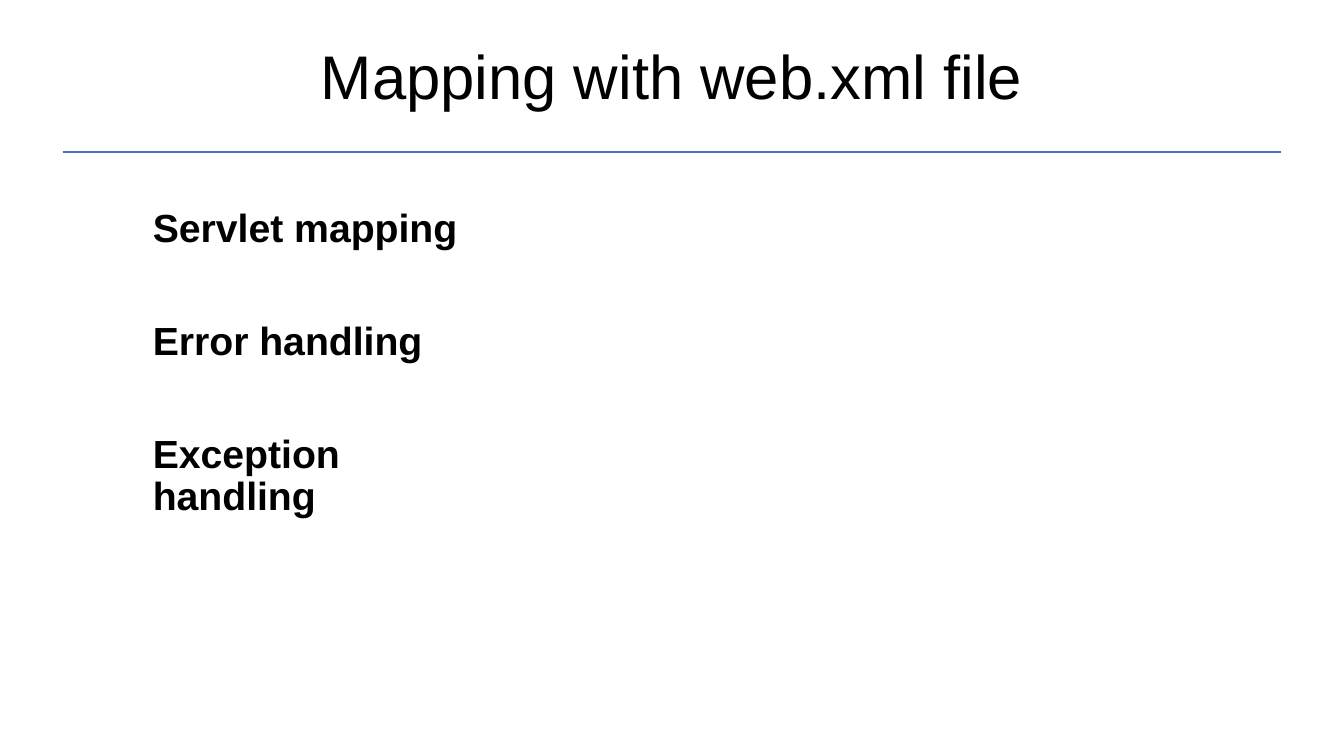
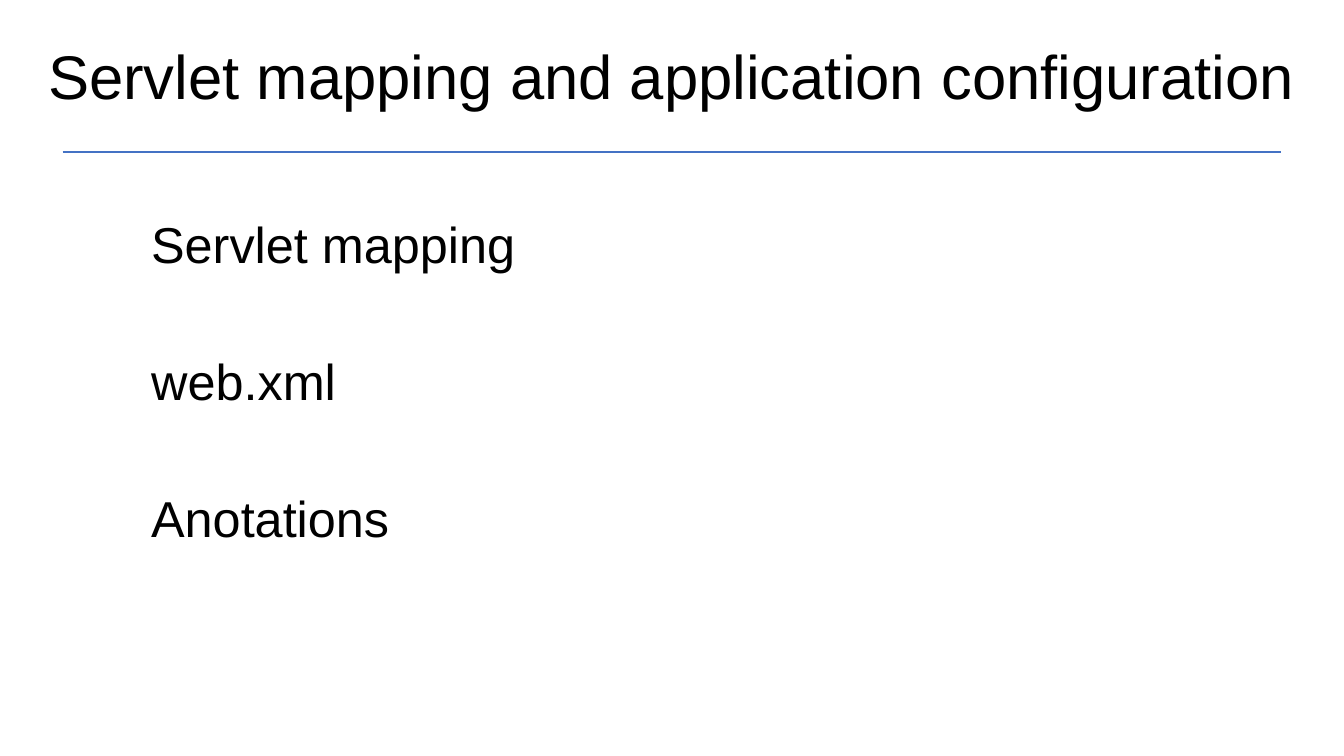
Before and after one commit to Garnik94/Levelup_presentations, a slide deck: slide 8 of Servlet/Servlet_Presentation.pptx. Drawn at 1344x756 pixels with LibreOffice and Linux fonts; fonts in the diff are those of the drawing. Boxes give left, top, right and bottom in pixels: in the first picture for what was removed or moved away, otherwise in the second. Text is boxed around its words. In the diff, an @@ line names an element or a change of style, - is before the commit and + after.

```diff
--- a/Servlet/Servlet_Presentation.pptx
+++ b/Servlet/Servlet_Presentation.pptx
@@ title at [48,54,1293,111]: text changed @@
-Mapping with web.xml file
+Servlet mapping and application configuration
@@ text "Servlet mapping": place and size @@
-text "Servlet mapping" at [153,213,457,518]
+text "Servlet mapping" at [151,226,515,538]
@@ text at [151,226,515,273]: size 28 to 36 pt, bold off in "Servlet mapping" @@
@@ text at [151,363,389,538]: text changed; size 28 to 36 pt; bold off @@
-Error handling
-Exception handling
+web.xml
+Anotations
```
Also in this commit, not shown: 4 other slides changed, 2 other files.
